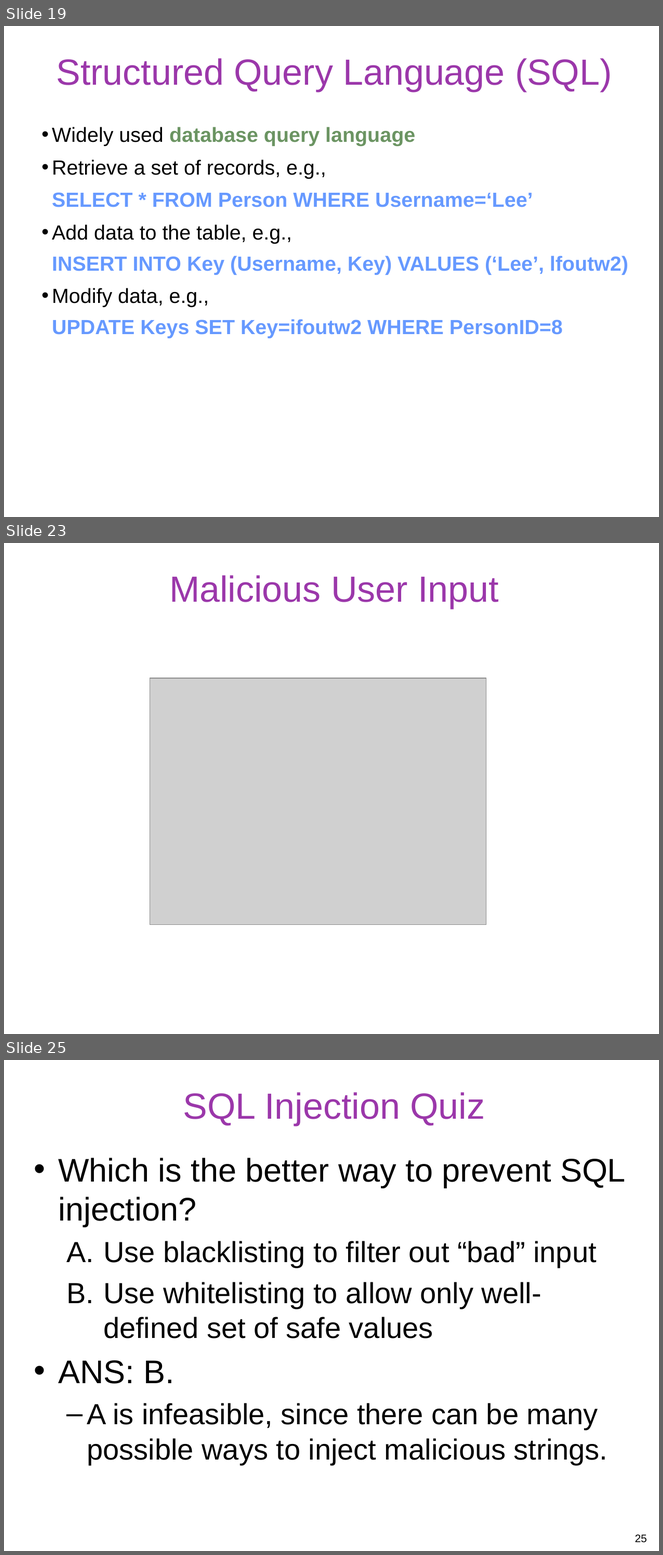
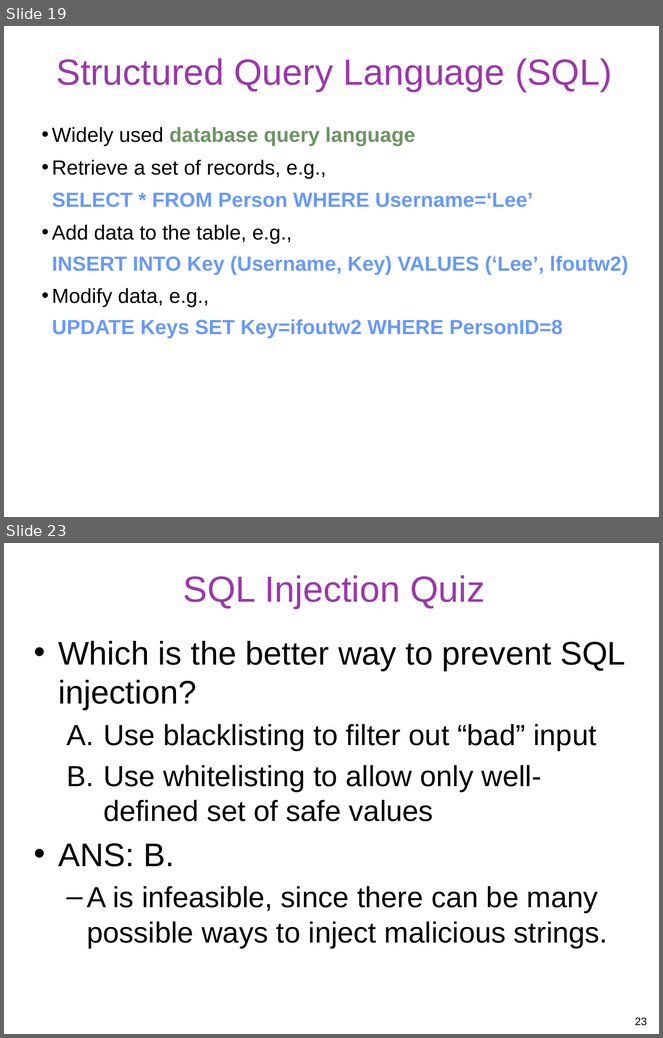
Before and after one commit to gulaoshi/gu.github.io, a slide deck: InfoSec/PPTs/L16-CH25-Web Security.pptx. Shown one above the other, each under a label of ours: slides 19, 23 and 25 before the commit, slides 19 and 23 after it; the slides between them are not shown. The pictures are 663x1555 and 663x1038 pixels, drawn with LibreOffice and Linux fonts; fonts in the diff are those of the drawing; grey boxes stand for pictures. Boxes give left, top, right and bottom in pixels: in the first picture for what was removed or moved away, otherwise in the second. Text is boxed around its words. In the diff, an @@ line names an element or a change of style, - is before the commit and + after.

```diff
--- a/InfoSec/PPTs/L16-CH25-Web Security.pptx
+++ b/InfoSec/PPTs/L16-CH25-Web Security.pptx
@@ slide 23 removed at (x1=4, y1=543, x2=659, y2=1034), background #FFFFFF @@
@@ title removed at (x1=169, y1=575, x2=499, y2=609) @@
-Malicious User Input
@@ picture removed at (x1=150, y1=678, x2=486, y2=925) @@
@@ what was slide 25 is now slide 23 @@
@@ page number at (x1=635, y1=1018, x2=647, y2=1026): text changed @@
-25
+23
```
Also in this commit, not shown: 13 slides changed, 1 other slide removed, 3 other files.
